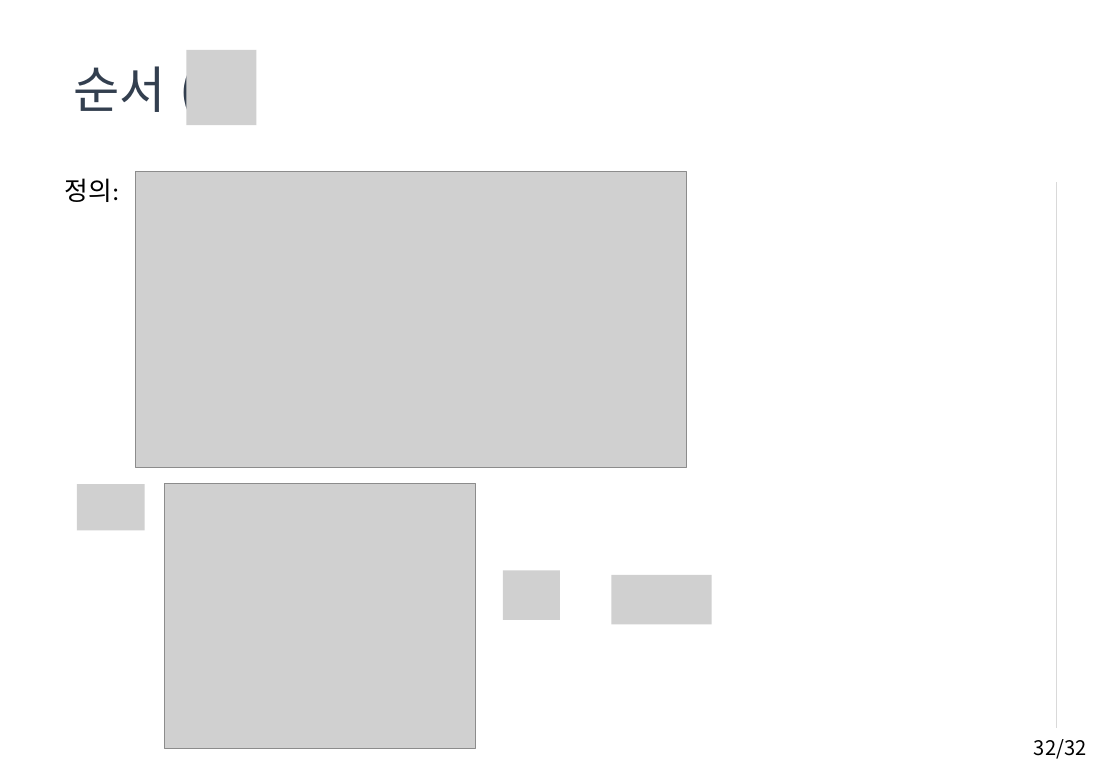
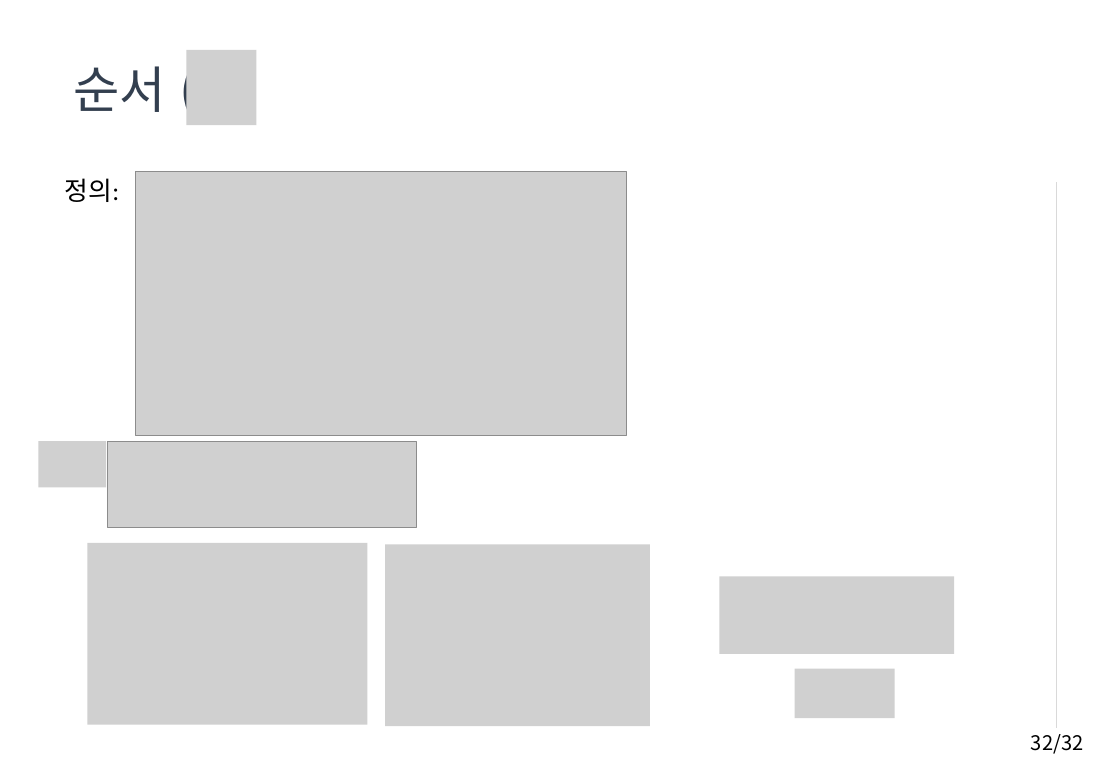
Before and after one commit to beom0329/fuzzy, a slide deck: slide 32 of 퍼지숫자.pptx. Drawn at 1120x775 pixels with LibreOffice and Linux fonts; fonts in the diff are those of the drawing; grey boxes stand for pictures. Boxes give left, top, right and bottom in pixels: in the first picture for what was removed or moved away, otherwise in the second. Text is boxed around its words. In the diff, an @@ line names an element or a change of style, - is before the commit and + after.

```diff
--- a/퍼지숫자.pptx
+++ b/퍼지숫자.pptx
@@ picture: place and size @@
-picture at [135, 172, 686, 468]
+picture at [135, 172, 626, 435]
@@ picture: place and size @@
-picture at [77, 485, 145, 532]
+picture at [38, 442, 107, 488]
@@ picture: place and size @@
-picture at [164, 484, 476, 750]
+picture at [108, 443, 417, 528]
@@ picture added at [87, 543, 367, 725] @@
@@ picture added at [385, 545, 649, 727] @@
@@ picture removed at [503, 571, 559, 620] @@
@@ picture added at [720, 577, 955, 655] @@
@@ picture: place and size @@
-picture at [611, 575, 712, 625]
+picture at [795, 669, 896, 719]
@@ text "32/32": place and size @@
-text "32/32" at [1034, 739, 1087, 759]
+text "32/32" at [1031, 734, 1084, 754]
```
Also in this commit, not shown: 2 other slides changed.
